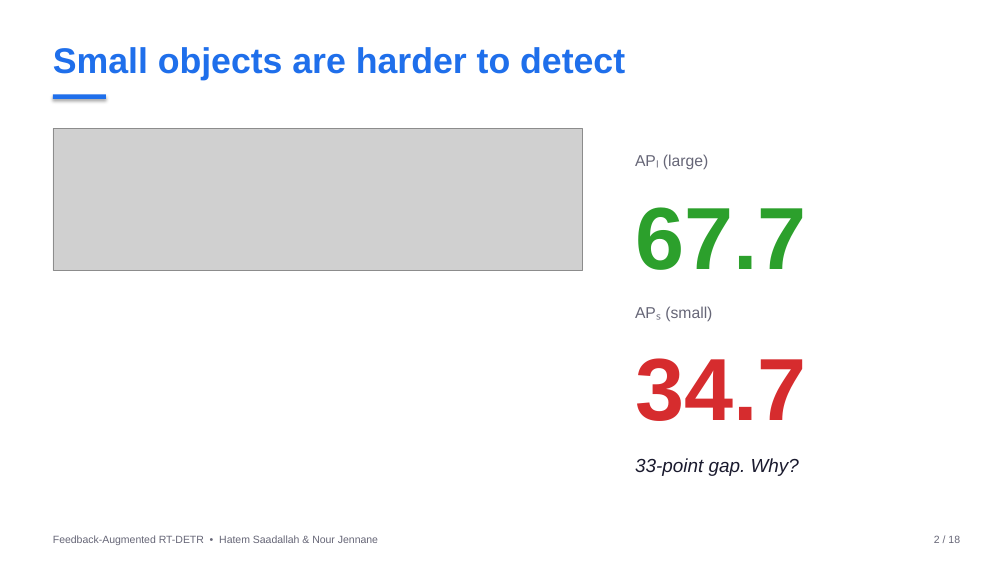
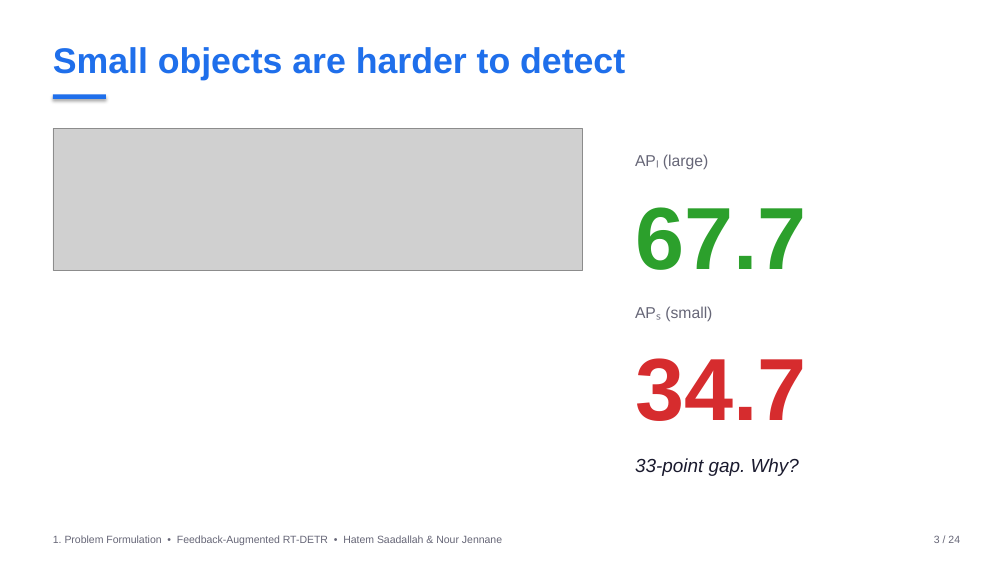
Before and after one commit to HatemSaadallah/feedback-augmented-rtdetr, a slide deck: slide 3 of presentation/feedback_rtdetr_presentation.pptx (slide 2 before the commit). Drawn at 1008x567 pixels with LibreOffice and Linux fonts; fonts in the diff are those of the drawing; grey boxes stand for pictures. Boxes give left, top, right and bottom in pixels: in the first picture for what was removed or moved away, otherwise in the second. Text is boxed around its words. In the diff, an @@ line names an element or a change of style, - is before the commit and + after.

```diff
--- a/presentation/feedback_rtdetr_presentation.pptx
+++ b/presentation/feedback_rtdetr_presentation.pptx
@@ text at (53,535,502,545): text changed @@
-Feedback-Augmented RT-DETR • Hatem Saadallah & Nour Jennane
+1. Problem Formulation • Feedback-Augmented RT-DETR • Hatem Saadallah & Nour Jennane
@@ text at (934,535,960,543): text changed @@
-2 / 18
+3 / 24
```
Also in this commit, not shown: 11 other slides changed, 10 slides added, 4 slides removed, 5 other files.
